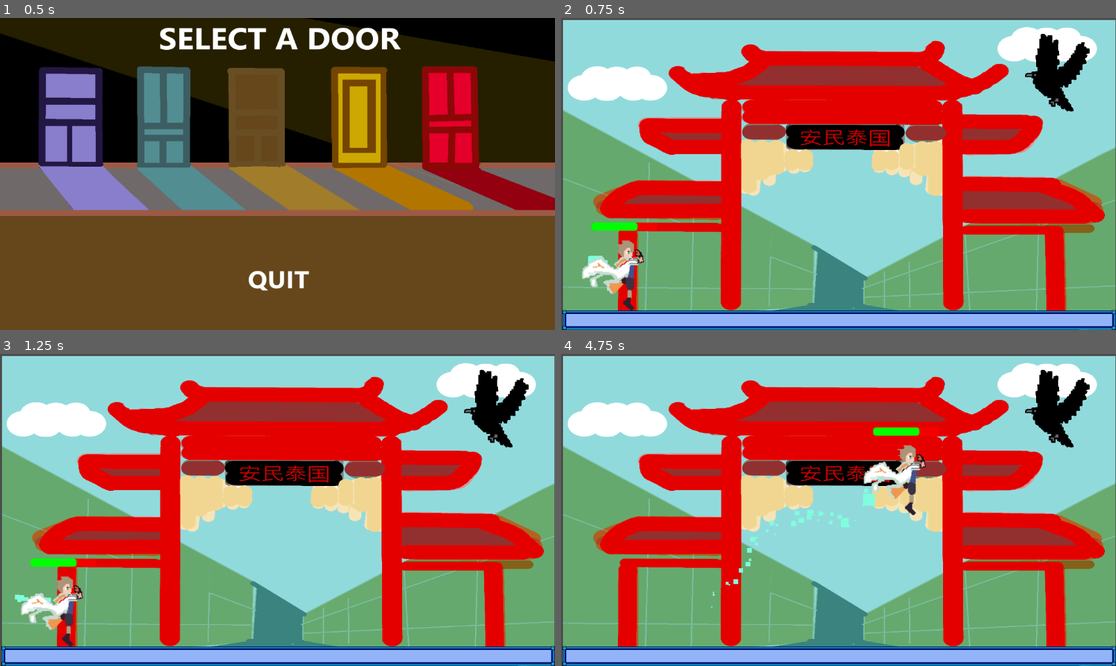
Above: before the commit, frames 1-4 (two rows, left to right).
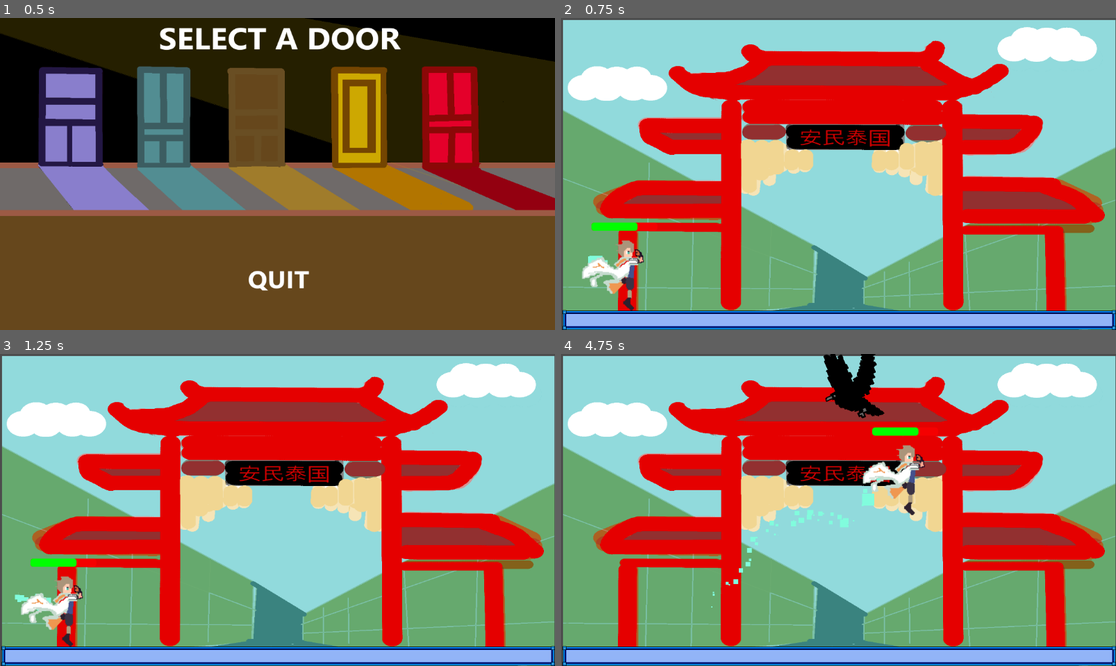
Above: after the commit, the same moments.

Repository: jwang5-dot/12-DT-Project
Game: Godot game, scene res://scene/mainmenu.tscn
Same seed, same stepped clock (60 frames per second), same inputs: the game is played once before the commit and once after it.
Inputs (mouse positions are in pixels of both pictures, inside the frame that each line leads up to):
- Up to frame 1 (0.5 s): no input
- Up to frame 2 (0.75 s): click "PLAY" at 0.5 s
- Up to frame 3 (1.25 s): no input
- Up to frame 4 (4.75 s): tap Enter (ui_accept) at 1.25, 1.52, 2.27, 3.77, 4.52 s; move the mouse to (960, 494) at 1.27 s; hold Right (ui_right) 1.28-2.78 s; move the mouse to (727, 525) at 2.02 s; move the mouse to (894, 441) at 2.77 s; hold Left (ui_left) 2.78-3.53 s; move the mouse to (810, 572) at 3.52 s; hold Right (ui_right) from 3.53 s (still down); move the mouse to (1005, 556) at 4.27 s

Frame 1 is identical in both runs. In frame 2, 1.4% of the frame differs, in the area x 83-96%, y 4-31%; in frame 3, 1.4%; in frame 4, 3.2%, in the area x 47-96%, y 0-56%.

Commit message:
Enemy moving but wrong

Diff:
--- a/assessment-game/scene/Enemy.tscn
+++ b/assessment-game/scene/Enemy.tscn
@@ -1,5 +1,6 @@
 [gd_scene format=3 uid="uid://qsxetot13ond"]
 
+[ext_resource type="Script" uid="uid://cfx1je1i5qblu" path="res://scripts/enemy.gd" id="1_dregr"]
 [ext_resource type="Texture2D" uid="uid://c0rpsd2d8to4" path="res://images/Enemy.png" id="1_uramm"]
 
 [sub_resource type="CapsuleShape2D" id="CapsuleShape2D_dregr"]
@@ -7,12 +8,13 @@
 height = 202.0
 
 [node name="CharacterBody2D" type="CharacterBody2D" unique_id=1653680679]
+script = ExtResource("1_dregr")
 
 [node name="CollisionShape2D" type="CollisionShape2D" parent="." unique_id=2045443720]
 position = Vector2(571.5, 297)
 shape = SubResource("CapsuleShape2D_dregr")
 
-[node name="Enemy" type="Sprite2D" parent="." unique_id=302135733]
-position = Vector2(571.5, 304)
+[node name="Enemy" type="Sprite2D" parent="CollisionShape2D" unique_id=302135733]
+position = Vector2(0, 7)
 scale = Vector2(0.7366667, 0.73333335)
 texture = ExtResource("1_uramm")
--- a/assessment-game/scene/Player 1.tscn
+++ b/assessment-game/scene/Player 1.tscn
@@ -34,7 +34,7 @@
 glow_strength = 1.24
 glow_hdr_threshold = 0.9
 
-[node name="CharacterBody2D" type="CharacterBody2D" unique_id=516776377]
+[node name="CharacterBody2D" type="CharacterBody2D" unique_id=516776377 groups=["player"]]
 script = ExtResource("1_43gw1")
 
 [node name="CPUParticles2D" type="CPUParticles2D" parent="." unique_id=1705773205]
